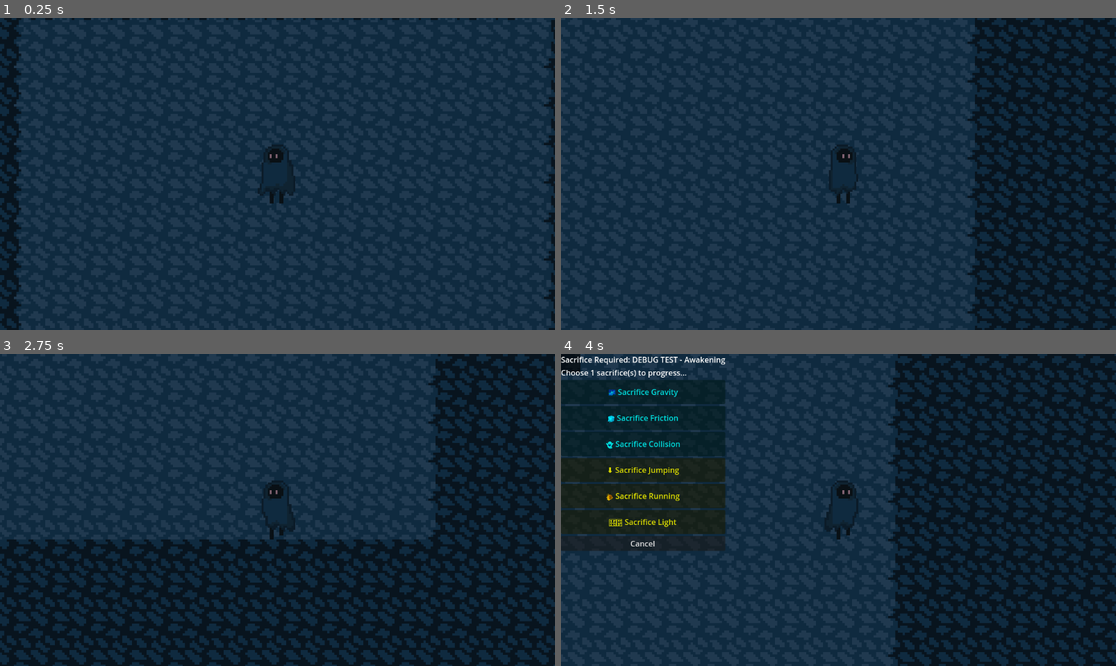
Above: before the commit, frames 1-4 (two rows, left to right).
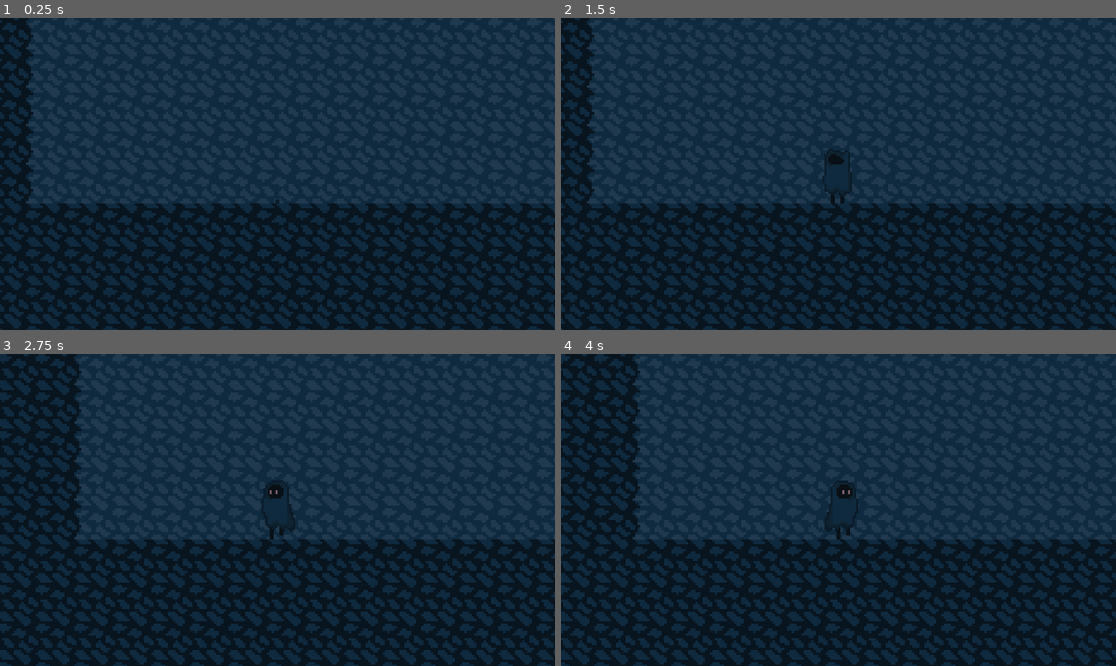
Above: after the commit, the same moments.

Repository: Sukarth/Hackclub-Jumpstart-Game
Game: Godot game, scene res://game.tscn
Two runs of this game, one before a commit and one after it. Both use one fixed random seed, a clock stepped at 60 frames per second and the inputs below.
Inputs:
- Up to frame 1 (0.25 s): no input
- Up to frame 2 (1.5 s): tap Enter at 0.5 s; hold Space (jump) 0.53-1.28 s; hold D (move_right) from 0.53 s (still down); tap Down (show_progress, bound only after the commit) at 1.35 s
- Up to frame 3 (2.75 s): tap Space (jump) at 1.52, 1.55, 1.82, 2.3 s; release D (move_right) at 2.03 s; hold A (move_left) from 2.03 s (still down); hold F (show_progress, bound only before the commit) from 2.03 s (still down)
- Up to frame 4 (4 s): release A (move_left) at 2.78 s; release F (show_progress, bound only before the commit) at 2.78 s; hold D (move_right) from 2.78 s (still down); tap Up (trigger_sacrifice, bound only after the commit) at 2.85 s; tap Space (jump) at 3.02, 3.05, 3.32, 3.77, 3.8 s; hold E (trigger_sacrifice, bound only before the commit) from 3.53 s (still down)

The runs differ from the first frame. In frame 1, 26% of the frame differs, in the area x 0-100%, y 0-100%; in frame 2, 34%; in frame 3, 31%; in frame 4, 43%.

Commit message:
uhh did something

Diff:
--- a/game.tscn
+++ b/game.tscn
@@ -38,13 +38,15 @@
 tile_set = SubResource("TileSet_7jktm")
 
 [node name="Player" parent="." instance=ExtResource("2_feb5d")]
-position = Vector2(507, 111)
+position = Vector2(482, 499)
 
 [node name="Camera2D" type="Camera2D" parent="Player"]
 
 [node name="CanvasLayer" type="CanvasLayer" parent="."]
+visible = false
 
 [node name="SacrificeChoice" parent="CanvasLayer" instance=ExtResource("3_fc0e3")]
+visible = false
 
 [node name="LevelManager" type="Node" parent="."]
 script = ExtResource("4_7jktm")
--- a/player/player.gd
+++ b/player/player.gd
@@ -2,8 +2,10 @@
 
 # Movement constants
 const BASE_SPEED = 300.0
-const BASE_JUMP_VELOCITY = -800.0
-const SLOW_SPEED = 100.0  # Speed when running is sacrificed
+const BASE_JUMP_VELOCITY = -600.0
+const SLOW_SPEED = 150.0  # Speed when running is sacrificed
+
+var spawned = false
 
 # Visual feedback
 @onready var sprite = $Sprite2D if has_node("Sprite2D") else null
@@ -11,6 +13,8 @@
 var glitch_tween: Tween
 
 func _ready():
+	%Sprite.play("spawn", -1,true)
+	return
 	# Add to player group for trigger detection
 	add_to_group("player")
 
@@ -24,6 +28,8 @@
 	GameManager.visual_sacrificed.connect(_on_visual_sacrificed)
 
 func _physics_process(delta: float) -> void:
+	if !spawned:
+		return
 	# === GRAVITY SYSTEM ===
 	if GameManager.has_gravity:
 		# Normal gravity
@@ -75,7 +81,7 @@
 			velocity.x = move_toward(velocity.x, 0, current_speed)
 		else:
 			# Slippery - momentum continues
-			velocity.x *= 0.98  # Very gradual slowdown
+			velocity.x *= 0.985  # Very gradual slowdown
 
 	# === COLLISION SYSTEM ===
 	if GameManager.has_collision:
@@ -129,7 +135,7 @@
 				sprite.modulate = sprite.modulate.darkened(0.5)
 			print("🕳️ Player: The world grows darker!")
 
-func _on_visual_sacrificed(visual_type: String):
+func _on_visual_sacrificed(_visual_type: String):
 	if sprite:
 		# Increase visual corruption
 		sprite.modulate = sprite.modulate.lerp(Color.RED, 0.2)
@@ -177,3 +183,7 @@
 	var sacrifice_ui = get_tree().get_first_node_in_group("sacrifice_ui")
 	if sacrifice_ui and sacrifice_ui.visible:
 		return
+
+
+func _on_sprite_animation_finished() -> void:
+	spawned = true
--- a/player/player.tscn
+++ b/player/player.tscn
@@ -1,10 +1,11 @@
-[gd_scene load_steps=18 format=3 uid="uid://ccuespvssreem"]
+[gd_scene load_steps=29 format=3 uid="uid://ccuespvssreem"]
 
 [ext_resource type="Script" uid="uid://xv8ty6q8ikic" path="res://player/player.gd" id="1_rkbax"]
 [ext_resource type="Texture2D" uid="uid://crebc6ao1gft2" path="res://player/player_idle.png" id="2_rkbax"]
 [ext_resource type="Texture2D" uid="uid://dijwn0pviafit" path="res://player/player_move.png" id="3_g1dw6"]
 [ext_resource type="Texture2D" uid="uid://dfnnj0ekcnbsn" path="res://player/player_fall.png" id="3_qjkh3"]
 [ext_resource type="Texture2D" uid="uid://dk4bha5sauhqj" path="res://player/player_jump.png" id="4_g6k8r"]
+[ext_resource type="Texture2D" uid="uid://yx1gaenf286y" path="res://player/player_death_spawn.png" id="6_g6k8r"]
 
 [sub_resource type="AtlasTexture" id="AtlasTexture_rkbax"]
 atlas = ExtResource("2_rkbax")
@@ -46,6 +47,46 @@
 atlas = ExtResource("3_g1dw6")
 region = Rect2(24, 0, 24, 32)
 
+[sub_resource type="AtlasTexture" id="AtlasTexture_ebec5"]
+atlas = ExtResource("6_g6k8r")
+region = Rect2(0, 0, 24, 32)
+
+[sub_resource type="AtlasTexture" id="AtlasTexture_yllr7"]
+atlas = ExtResource("6_g6k8r")
+region = Rect2(24, 0, 24, 32)
+
+[sub_resource type="AtlasTexture" id="AtlasTexture_kb6p2"]
+atlas = ExtResource("6_g6k8r")
+region = Rect2(48, 0, 24, 32)
+
+[sub_resource type="AtlasTexture" id="AtlasTexture_wodsf"]
+atlas = ExtResource("6_g6k8r")
+region = Rect2(72, 0, 24, 32)
+
+[sub_resource type="AtlasTexture" id="AtlasTexture_32hag"]
+atlas = ExtResource("6_g6k8r")
+region = Rect2(96, 0, 24, 32)
+
+[sub_resource type="AtlasTexture" id="AtlasTexture_tqiix"]
+atlas = ExtResource("6_g6k8r")
+region = Rect2(120, 0, 24, 32)
+
+[sub_resource type="AtlasTexture" id="AtlasTexture_e7oew"]
+atlas = ExtResource("6_g6k8r")
+region = Rect2(144, 0, 24, 32)
+
+[sub_resource type="AtlasTexture" id="AtlasTexture_c35mf"]
+atlas = ExtResource("6_g6k8r")
+region = Rect2(168, 0, 24, 32)
+
+[sub_resource type="AtlasTexture" id="AtlasTexture_65viv"]
+atlas = ExtResource("6_g6k8r")
+region = Rect2(192, 0, 24, 32)
+
+[sub_resource type="AtlasTexture" id="AtlasTexture_x7c3f"]
+atlas = ExtResource("6_g6k8r")
+region = Rect2(216, 0, 24, 32)
+
 [sub_resource type="SpriteFrames" id="SpriteFrames_oul6g"]
 animations = [{
 "frames": [{
@@ -102,6 +143,47 @@
 }],
 "loop": true,
 "name": &"move",
+"speed": 5.0
+}, {
+"frames": [{
+"duration": 1.0,
+"texture": SubResource("AtlasTexture_ebec5")
+}, {
+"duration": 1.0,
+"texture": SubResource("AtlasTexture_yllr7")
+}, {
+"duration": 1.0,
+"texture": SubResource("AtlasTexture_kb6p2")
+}, {
+"duration": 1.0,
+"texture": SubResource("AtlasTexture_wodsf")
+}, {
+"duration": 1.0,
+"texture": SubResource("AtlasTexture_32hag")
+}, {
+"duration": 1.0,
+"texture": SubResource("AtlasTexture_tqiix")
+}, {
+"duration": 1.0,
+"texture": SubResource("AtlasTexture_e7oew")
+}, {
+"duration": 1.0,
+"texture": SubResource("AtlasTexture_c35mf")
+}, {
+"duration": 1.0,
+"texture": SubResource("AtlasTexture_65viv")
+}, {
+"duration": 1.0,
+"texture": SubResource("AtlasTexture_x7c3f")
+}, {
+"duration": 1.0,
+"texture": SubResource("AtlasTexture_x7c3f")
+}, {
+"duration": 1.0,
+"texture": SubResource("AtlasTexture_x7c3f")
+}],
+"loop": false,
+"name": &"spawn",
 "speed": 5.0
 }]
 
@@ -118,8 +200,10 @@
 position = Vector2(4, -3.9999995)
 scale = Vector2(4.0833335, 4.0833335)
 sprite_frames = SubResource("SpriteFrames_oul6g")
-animation = &"jump"
+animation = &"spawn"
 
 [node name="CollisionShape" type="CollisionShape2D" parent="."]
 position = Vector2(-1, 0)
 shape = SubResource("CapsuleShape2D_rkbax")
+
+[connection signal="animation_finished" from="Sprite" to="." method="_on_sprite_animation_finished"]
--- a/project.godot
+++ b/project.godot
@@ -55,7 +55,6 @@
 "deadzone": 0.2,
 "events": [Object(InputEventKey,"resource_local_to_scene":false,"resource_name":"","device":-1,"window_id":0,"alt_press …(191 unchanged characters)…
 , Object(InputEventKey,"resource_local_to_scene":false,"resource_name":"","device":-1,"window_id":0,"alt_pressed":false …(186 unchanged characters)…
-, Object(InputEventKey,"resource_local_to_scene":false,"resource_name":"","device":-1,"window_id":0,"alt_pressed":false,"shift_pressed":false,"ctrl_pressed":false,"meta_pressed":false,"pressed":false,"keycode":0,"physical_keycode":87,"key_label":0,"unicode":119,"location":0,"echo":false,"script":null)
 ]
 }
 debug={
@@ -70,12 +69,12 @@
 }
 trigger_sacrifice={
 "deadzone": 0.5,
-"events": [Object(InputEventKey,"resource_local_to_scene":fa …(140 unchanged characters)… d":false,"keycode":0,"physical_keycode":69,"key_label":0,"unicode":101,"location":0,"echo":false,"script":null)
+"events": [Object(InputEventKey,"resource_local_to_scene":fa …(140 unchanged characters)… d":false,"keycode":0,"physical_keycode":4194320,"key_label":0,"unicode":0,"location":0,"echo":false,"script":null)
 ]
 }
 show_progress={
 "deadzone": 0.5,
-"events": [Object(InputEventKey,"resource_local_to_scene":fa …(140 unchanged characters)… d":false,"keycode":0,"physical_keycode":70,"key_label":0,"unicode":102,"location":0,"echo":false,"script":null)
+"events": [Object(InputEventKey,"resource_local_to_scene":fa …(140 unchanged characters)… d":false,"keycode":0,"physical_keycode":4194322,"key_label":0,"unicode":0,"location":0,"echo":false,"script":null)
 ]
 }
 
Binary file added: player/player_death_spawn.png
Not shown, added: player/player_death_spawn.png.import
